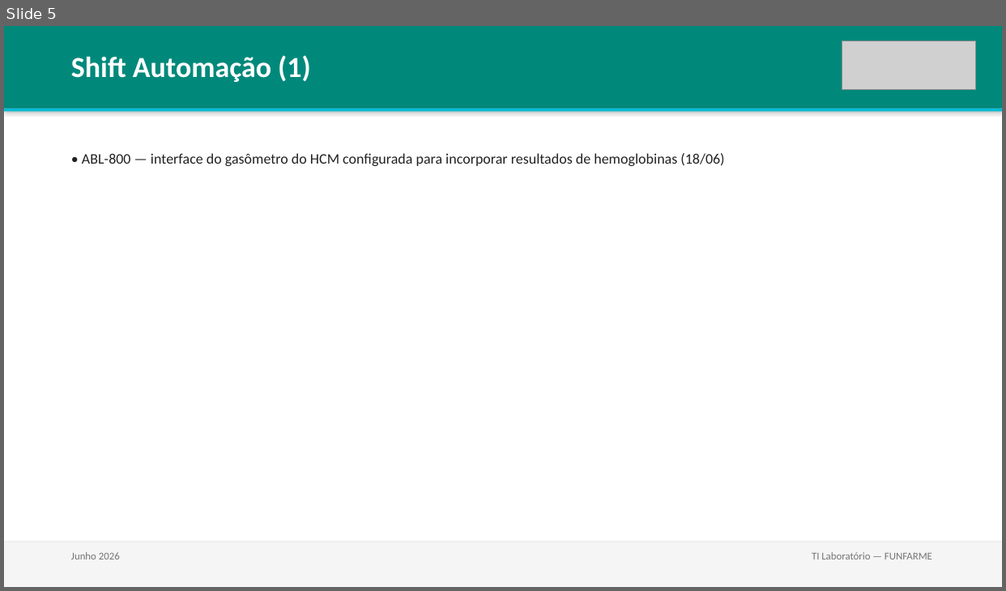
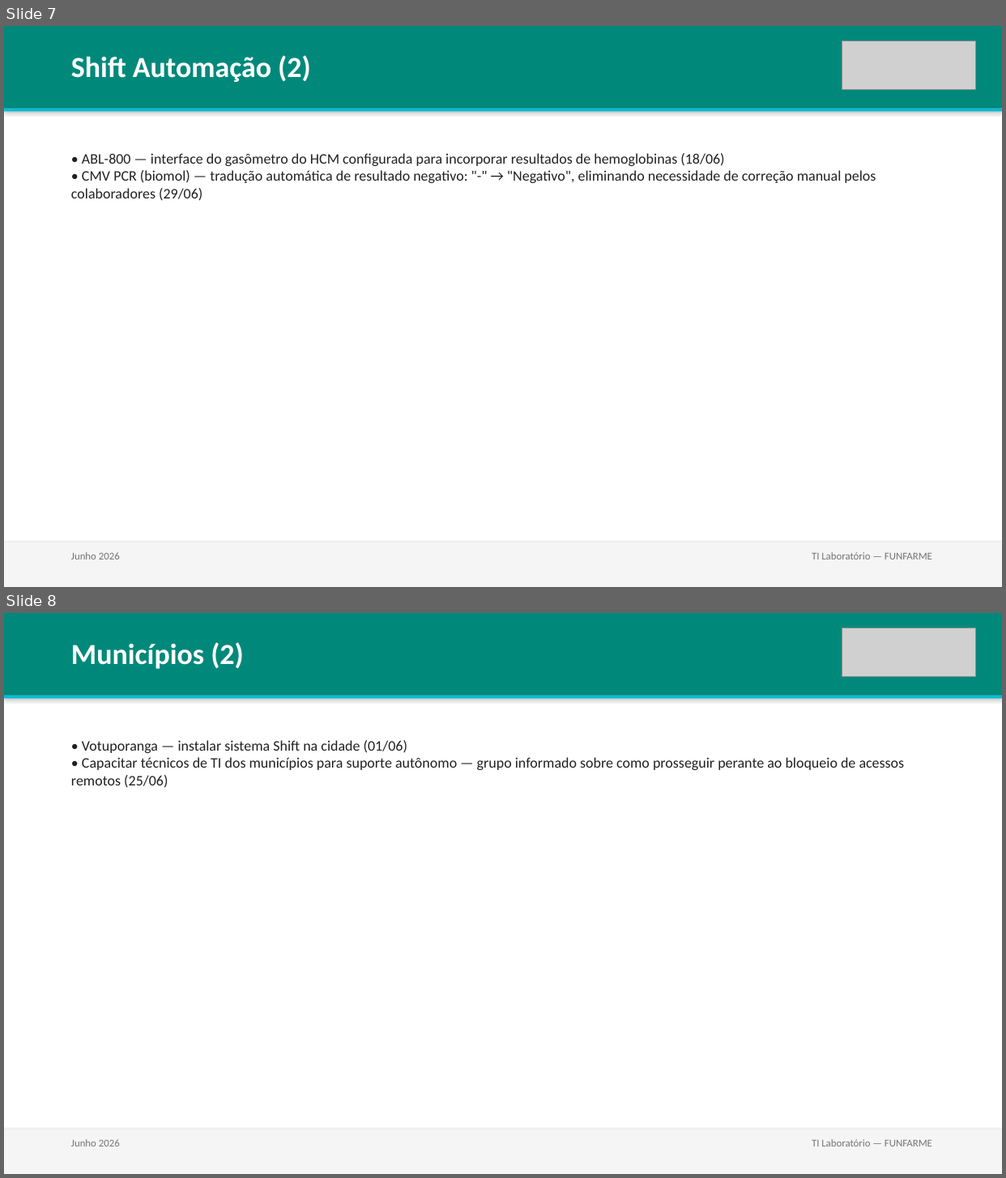
Before and after one commit to lab-central-hb/funfarme-kb, a slide deck: reports/2026-06_resumo-mensal.pptx. Shown one above the other, each under a label of ours: slide 5 before the commit, slides 7 and 8 after it. The pictures are 1006x591 and 1006x1178 pixels, drawn with LibreOffice and Linux fonts; fonts in the diff are those of the drawing; grey boxes stand for pictures. Boxes give left, top, right and bottom in pixels: in the first picture for what was removed or moved away, otherwise in the second. Text is boxed around its words. In the diff, an @@ line names an element or a change of style, - is before the commit and + after.

```diff
--- a/reports/2026-06_resumo-mensal.pptx
+++ b/reports/2026-06_resumo-mensal.pptx
@@ slide 8 added at box(4, 613, 1002, 1174), background #FFFFFF @@
@@ rectangle added at box(4, 613, 1002, 696), fill #00897B @@
@@ picture added at box(842, 628, 976, 677) @@
@@ text added at box(71, 642, 244, 669), 28 pt, text #FFFFFF, bold @@
+Municípios (2)
@@ rectangle added at box(4, 696, 1002, 698), fill #00BCD4 @@
@@ text added at box(71, 740, 905, 788), 14 pt, text #212121 @@
+• Votuporanga — instalar sistema Shift na cidade (01/06)
+• Capacitar técnicos de TI dos municípios para suporte autônomo — grupo informado sobre como prosseguir perante ao bloqueio de acessos remotos (25/06)
@@ rectangle added at box(4, 1130, 1002, 1174), fill #F5F5F5 @@
@@ text added at box(71, 1139, 120, 1147), 10 pt, text #757575 @@
+Junho 2026
@@ text added at box(812, 1139, 932, 1147), 10 pt, text #757575 @@
+TI Laboratório — FUNFARME
@@ what was slide 5 is now slide 7 @@
@@ slide 7 changed as well @@
@@ text at box(71, 55, 311, 82): text changed @@
-Shift Automação (1)
+Shift Automação (2)
@@ text at box(71, 153, 876, 201): text changed @@
-• ABL-800 — interface do gasômetro do HCM configurada para incorporar resultados de hemoglobinas (18/06)
+• ABL-800 — interface do gasômetro do HCM configurada para incorporar resultados de hemoglobinas (18/06)
+• CMV PCR (biomol) — tradução automática de resultado negativo: "-" → "Negativo", eliminando necessidade de correção manual pelos colaboradores (29/06)
```
Also in this commit, not shown: 6 other slides changed, 2 other slides added, 1 other file.
